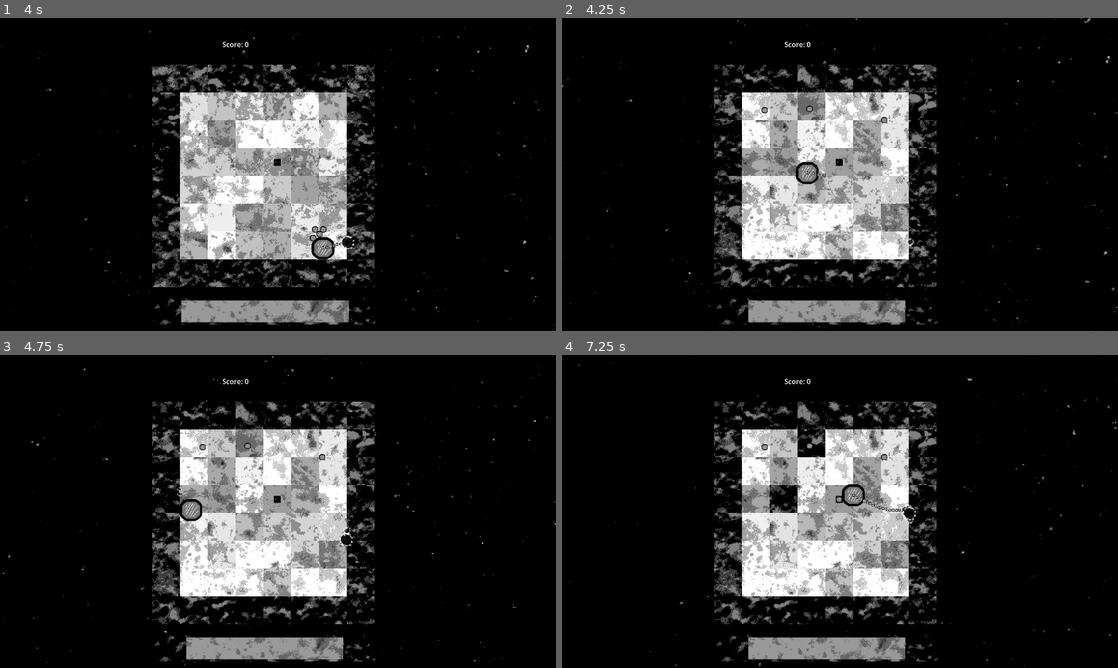
Above: before the commit, frames 1-4 (two rows, left to right).
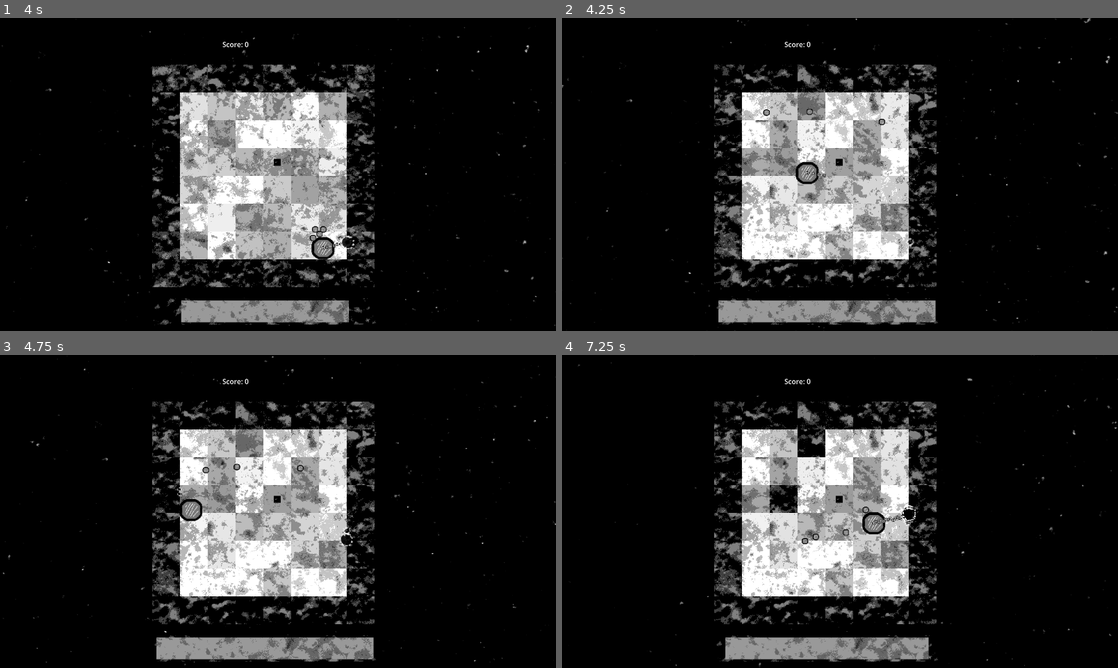
Above: after the commit, the same moments.

Repository: Indivicivet/ludumdare54
Game: Godot game, scene res://ludumdare54.tscn
Same seed, same stepped clock (60 frames per second), same inputs: the game is played once before the commit and once after it.
Inputs (mouse positions are in pixels of both pictures, inside the frame that each line leads up to):
- Up to frame 1 (4 s): move the mouse to (400, 158) at 0.52 s; press the mouse at (400, 158) at 0.53 s; hold Right (right) 0.53-1.28 s; move the mouse to (166, 190) at 1.27 s; release the mouse at (166, 190) at 1.28 s; hold Down (down) 1.28-2.03 s; click (166, 190) at 1.35 s; move the mouse to (333, 105) at 2.02 s; press the mouse at (333, 105) at 2.03 s; hold Right (right) 2.03-2.78 s; move the mouse to (250, 237) at 2.77 s; release the mouse at (250, 237) at 2.78 s; hold Up (up) 2.78-3.53 s; click (250, 237) at 2.85 s; move the mouse to (444, 221) at 3.52 s; press the mouse at (444, 221) at 3.53 s; hold Left (left) from 3.53 s (still down)
- Up to frame 2 (4.25 s): keep holding Left (left); tap R (restart) at 4.15 s
- Up to frame 3 (4.75 s): keep holding Left (left); move the mouse to (111, 464) at 4.27 s; release the mouse at (111, 464) at 4.28 s; click (111, 464) at 4.35 s
- Up to frame 4 (7.25 s): move the mouse to (867, 511) at 5.02 s; release Left (left) at 5.03 s; press the mouse at (867, 511) at 5.03 s; hold Down (down) 5.03-5.78 s; move the mouse to (756, 433) at 5.77 s; release the mouse at (756, 433) at 5.78 s; hold Right (right) 5.78-6.53 s; click (756, 433) at 5.85 s; move the mouse to (962, 495) at 6.52 s; press the mouse at (962, 495) at 6.53 s; hold Up (up) from 6.53 s (still down)

Frame 1 is identical in both runs. In frame 2, 1.6% of the frame differs, in the area x 28-68%, y 28-98%; in frame 3, 1.6%; in frame 4, 2.1%, in the area x 29-66%, y 28-98%.
Error before the commit: Invalid access to property or key 'global_position' on a base object of type 'previously freed'. (res://scripts/enemy_type1.gd:38)

Commit message:
free play_region directly (no queue), seems to make restart work

Diff:
--- a/scripts/global_game_manager.gd
+++ b/scripts/global_game_manager.gd
@@ -10,7 +10,7 @@
 		return
 	if Input.is_action_just_pressed("restart"):
 		var pos = get_node("play_region").transform.get_origin();
-		get_node("play_region").queue_free()
+		get_node("play_region").free()
 		var inst = play_region.instantiate()
 		add_child(inst)
 		inst.set_name("play_region")
